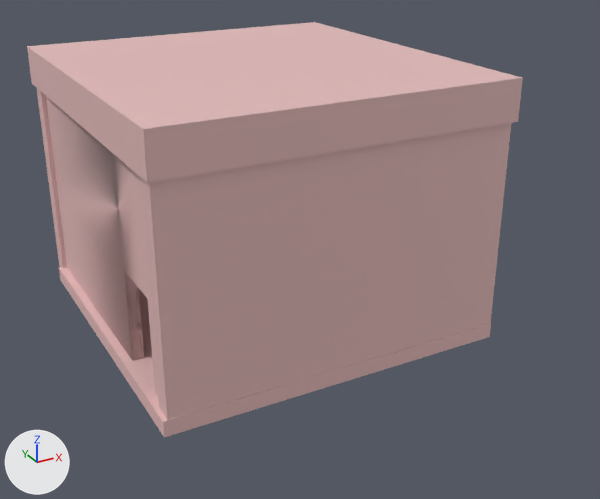
One commit to the FBX model Assets/_Model/Hosipital/Poo_Room/structure.fbx: the scene before it, then after it.
The view is the same before and after, from a 50 mm camera at (-8.69, -15.91, 9.57) aimed at (0.01, -0.1, 1.66). Arrows for +X, +Y and +Z are at lower left; the lights stay in place. Where no turn or scale is listed for an object, it has been applied to the vertices.

Objects in the first picture: 'ceiling', 'ground', 'wall', 'wall.001', 'wall.003'.
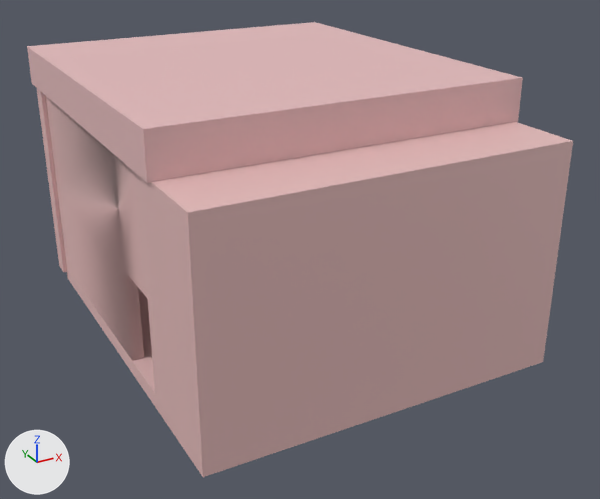
Where the newer file only moved an object's origin or applied its transform, the numbers keep the older frame.

Where the change shows, as pixel boxes [x1, y1, x2, y2] in the pictures (600 x 499 px):
'wall.003', reshaped, turned, rescaled: before [140, 123, 511, 420]; after [140, 122, 573, 477]
'ground', mesh rescaled: before [59, 267, 491, 437]; after [67, 268, 159, 412]

The edits, one by one:
Material 'walls_inside' (mat_walls_inside) is new.
Its base color is (0.0, 0.0, 0.0) (black #000000).
me_cube_002 is used by ob_wall_003; location (-0.35, -2.75, 3.94); rotation (-3.142, 0.0, 0.0), in degrees (-180, 0, 0); scale (0.0407, 0.0003, 0.0407).
me_cube_002 had 8 vertices, 6 faces and spanned x -100.0..100.0, y -1472.0..100.0, z -25.0..100.0.
me_cube_002 now has 36 vertices, 34 faces and spans x -407.0..407.0, y -407.0..100.0, z -44.0..180.0.
me_cube_002 part 2: the whole mesh is rebuilt.
me_cube_002 now uses material mat_walls_inside (black #000000).
me_cube_001 has 8 vertices, 6 faces and spans x -4.16..4.07, y -4.07..4.07, z -0.34..0.03.
me_cube_001 is used by ob_ground; location (-0.35, 1.27, -0.03).
me_cube_001 part 1: the whole mesh is scaled about its middle by (0.976, 1, 1), then moved by (0.1, 0.0, 0.0).
Object 'wall.003' (ob_wall_003) turns from (-180, 0, 0) to (90, 0, 0) degrees about x, y and z.
Object 'wall.003' (ob_wall_003) is rescaled from (0.0407, 0.0003, 0.0407) to (0.01, 0.01, 0.01).
